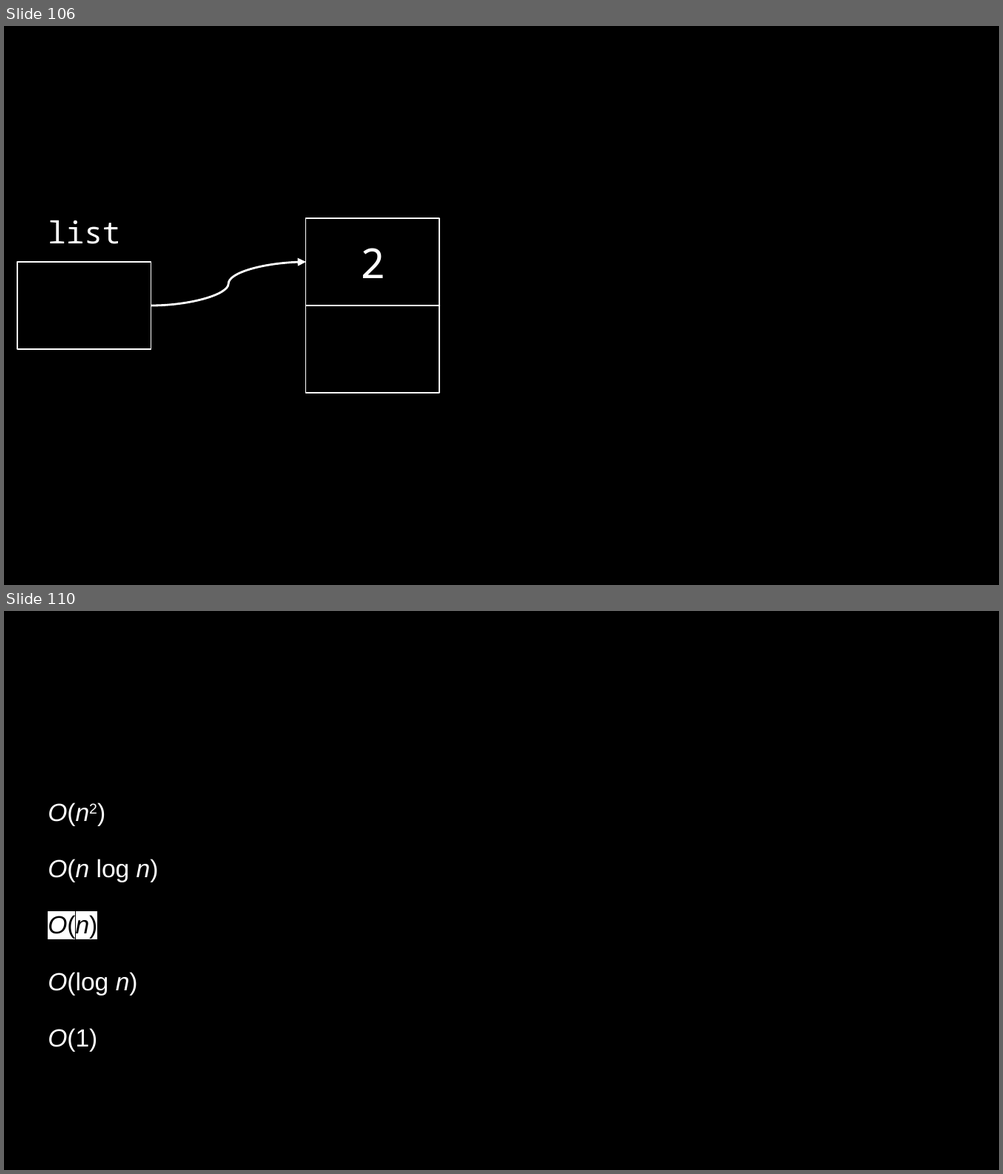
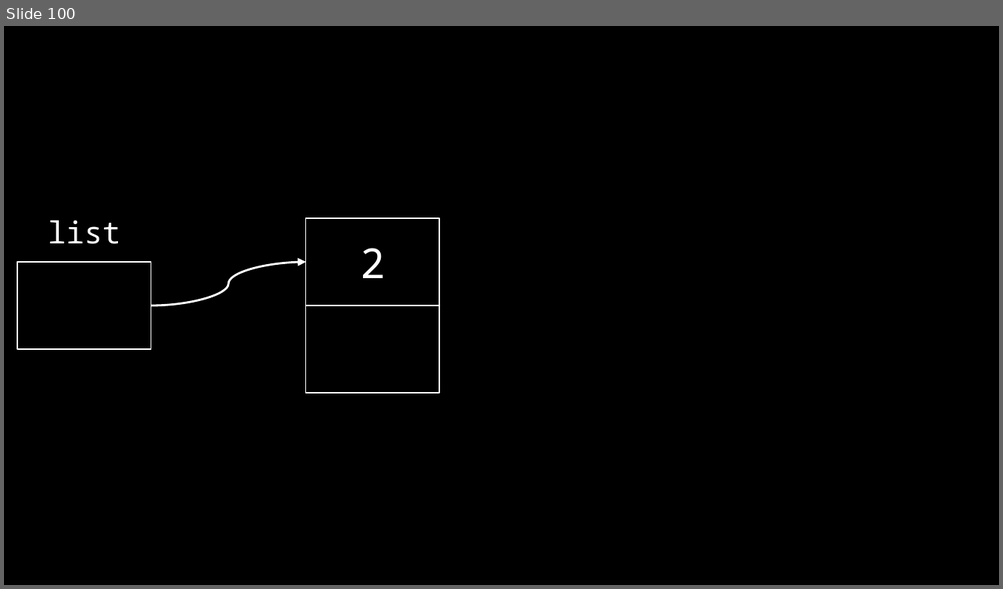
Before and after one commit to SQ4007-2025/website, a slide deck: docs/lectures/slides_6.pptx. Shown one above the other, each under a label of ours: slides 106 and 110 before the commit, slide 100 after it; the slides between them are not shown. The pictures are 1003x1174 and 1003x589 pixels, drawn with LibreOffice and Linux fonts; fonts in the diff are those of the drawing. Boxes give left, top, right and bottom in pixels: in the first picture for what was removed or moved away, otherwise in the second. Text is boxed around its words. In the diff, an @@ line names an element or a change of style, - is before the commit and + after.

```diff
--- a/docs/lectures/slides_6.pptx
+++ b/docs/lectures/slides_6.pptx
@@ slide 110 removed at [4,611,999,1170], background #000000 @@
@@ text removed at [48,803,159,1051] @@
-O(n2)
-O(n log n)
-O(n)
-O(log n)
-O(1)
@@ what was slide 106 is now slide 100 @@
```
Also in this commit, not shown: 35 slides changed, 3 slides added, 16 other slides removed, 4 other files.
